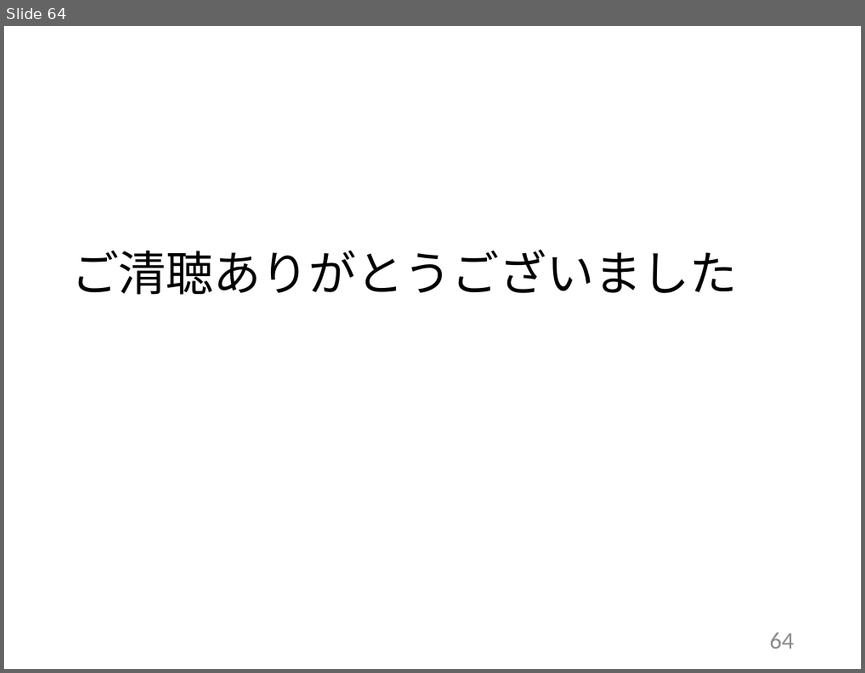
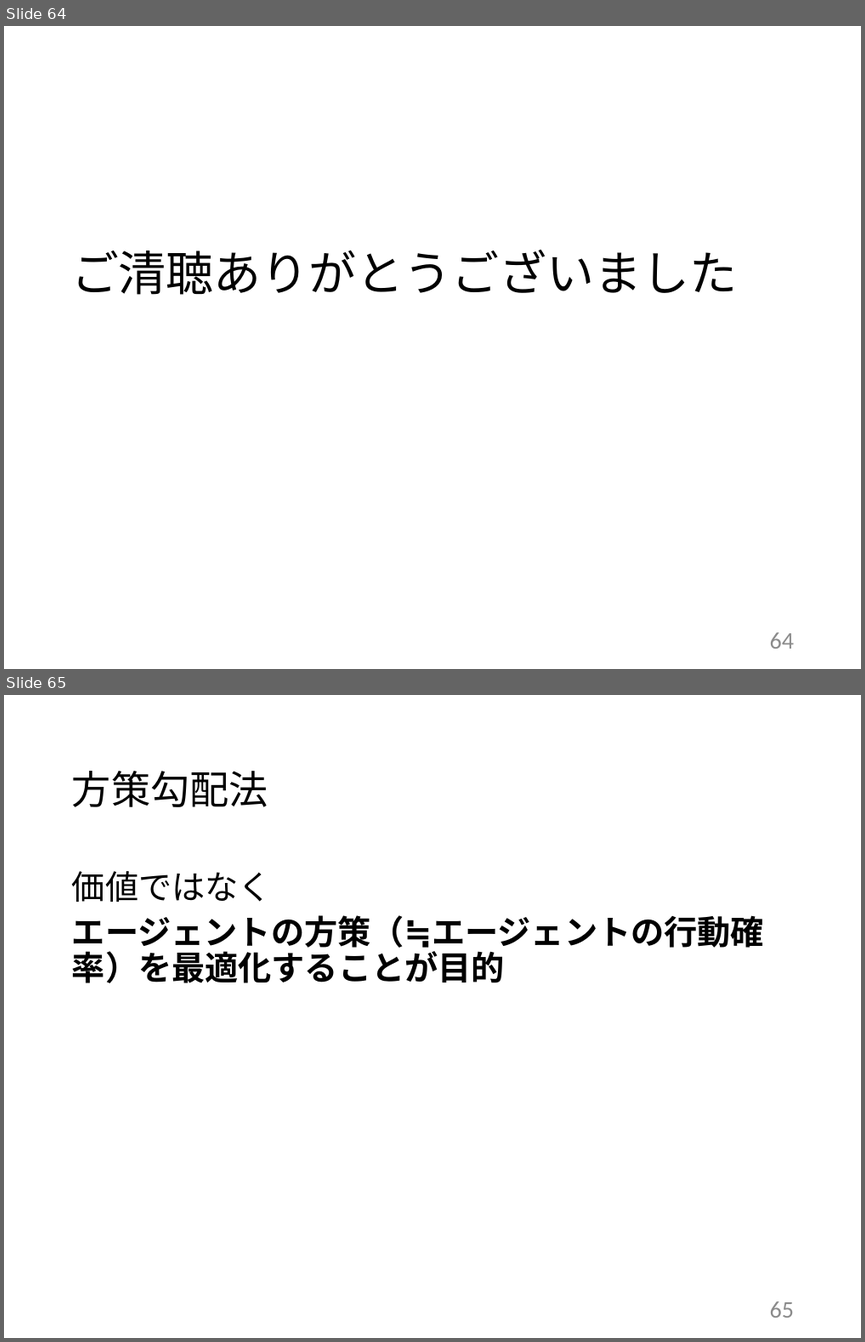
Before and after one commit to tatsuya-sugiyama/WeeklyReport, a slide deck: report/2020前期/2020_1st_sugiyama.pptx. Shown one above the other, each under a label of ours: slide 64 before the commit, slides 64 and 65 after it. The pictures are 865x673 and 865x1342 pixels, drawn with LibreOffice and Linux fonts; fonts in the diff are those of the drawing. Boxes give left, top, right and bottom in pixels: in the first picture for what was removed or moved away, otherwise in the second. Text is boxed around its words. In the diff, an @@ line names an element or a change of style, - is before the commit and + after.

```diff
--- a/report/2020前期/2020_1st_sugiyama.pptx
+++ b/report/2020前期/2020_1st_sugiyama.pptx
@@ slide 65 added at <box>4,695,861,1338</box>, background #FFFFFF @@
@@ title added at <box>72,771,268,807</box>, 33 pt, text #000000 @@
+方策勾配法
@@ text added at <box>72,871,764,983</box>, 28 pt, text #000000, bold @@
+価値ではなく
+エージェントの方策（≒エージェントの行動確率）を最適化することが目的
@@ page number added at <box>770,1301,794,1317</box>, 20 pt, text #8C8C8C @@
+65
```
Also in this commit, not shown: 1 slide changed, 2 other files.
